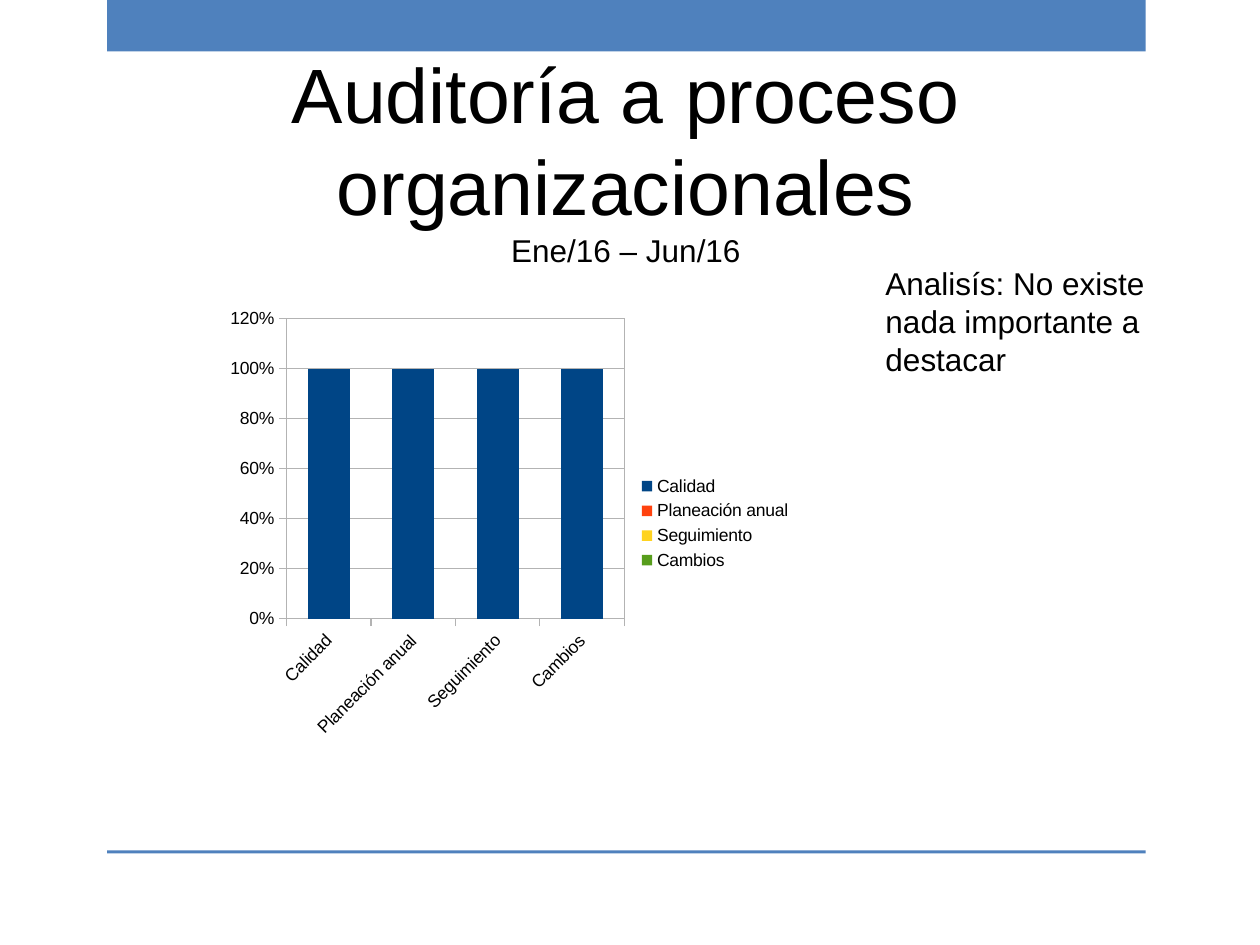
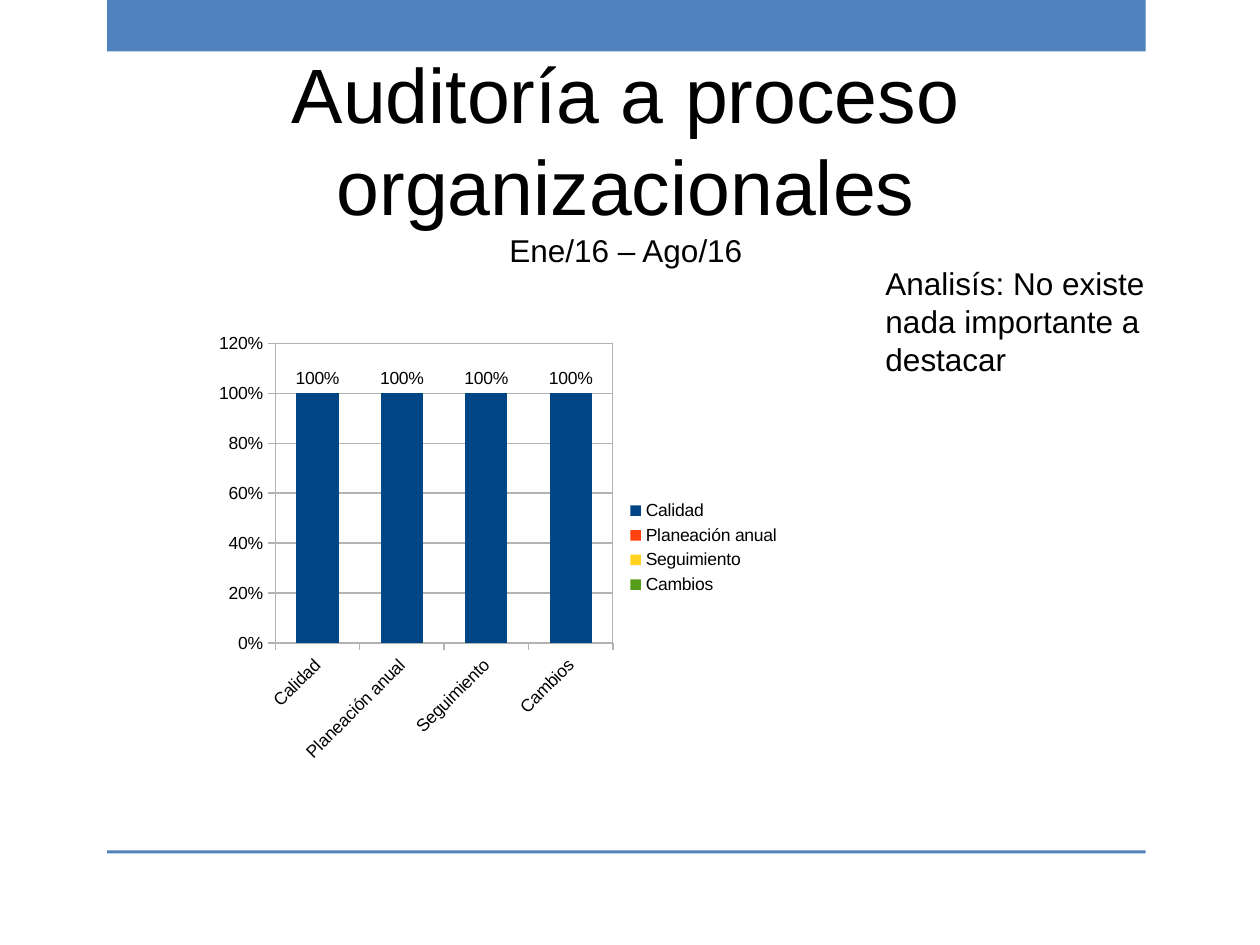
Before and after one commit to ricardo-novelasos/SOSQTP, a slide deck: slide 15 of Proyectos/2016/Métricas y monitoreo/Reporte_monitoreo_2016.pptx. Drawn at 1260x945 pixels with LibreOffice and Linux fonts; fonts in the diff are those of the drawing; background and template pictures are left out. Boxes give left, top, right and bottom in pixels: in the first picture for what was removed or moved away, otherwise in the second. Text is boxed around its words. In the diff, an @@ line names an element or a change of style, - is before the commit and + after.

```diff
--- a/Proyectos/2016/Métricas y monitoreo/Reporte_monitoreo_2016.pptx
+++ b/Proyectos/2016/Métricas y monitoreo/Reporte_monitoreo_2016.pptx
@@ text at (x1=509, y1=239, x2=742, y2=268): text changed @@
-Ene/16 – Jun/16
+Ene/16 – Ago/16
@@ column chart at (x1=208, y1=325, x2=794, y2=771) @@
@@ data labels of  added @@
@@ column chart moved from (x1=219, y1=300, x2=805, y2=746) to (x1=208, y1=325, x2=794, y2=771) @@
```
Also in this commit, not shown: 20 other slides changed, 1 other file.
